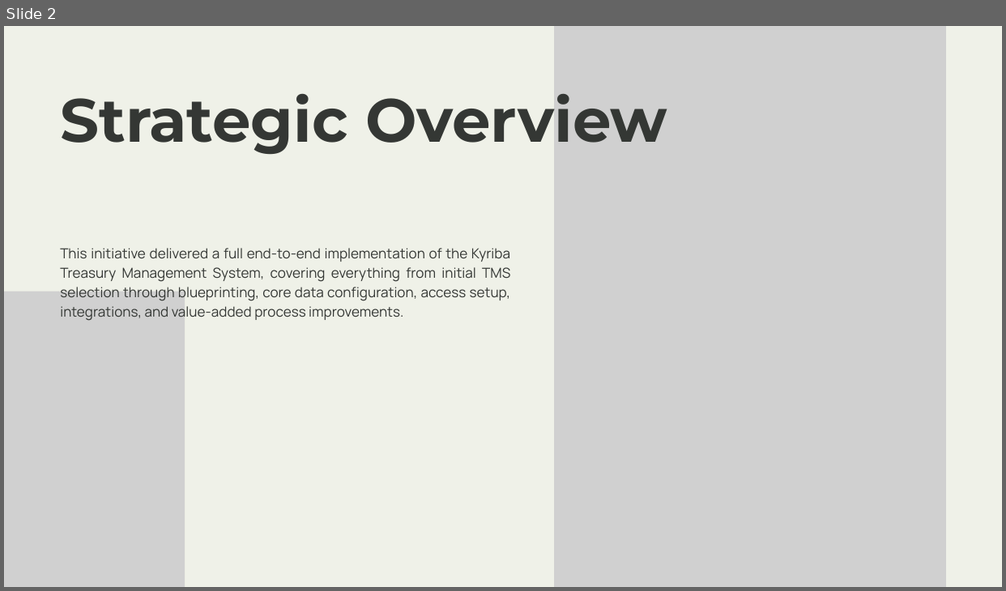
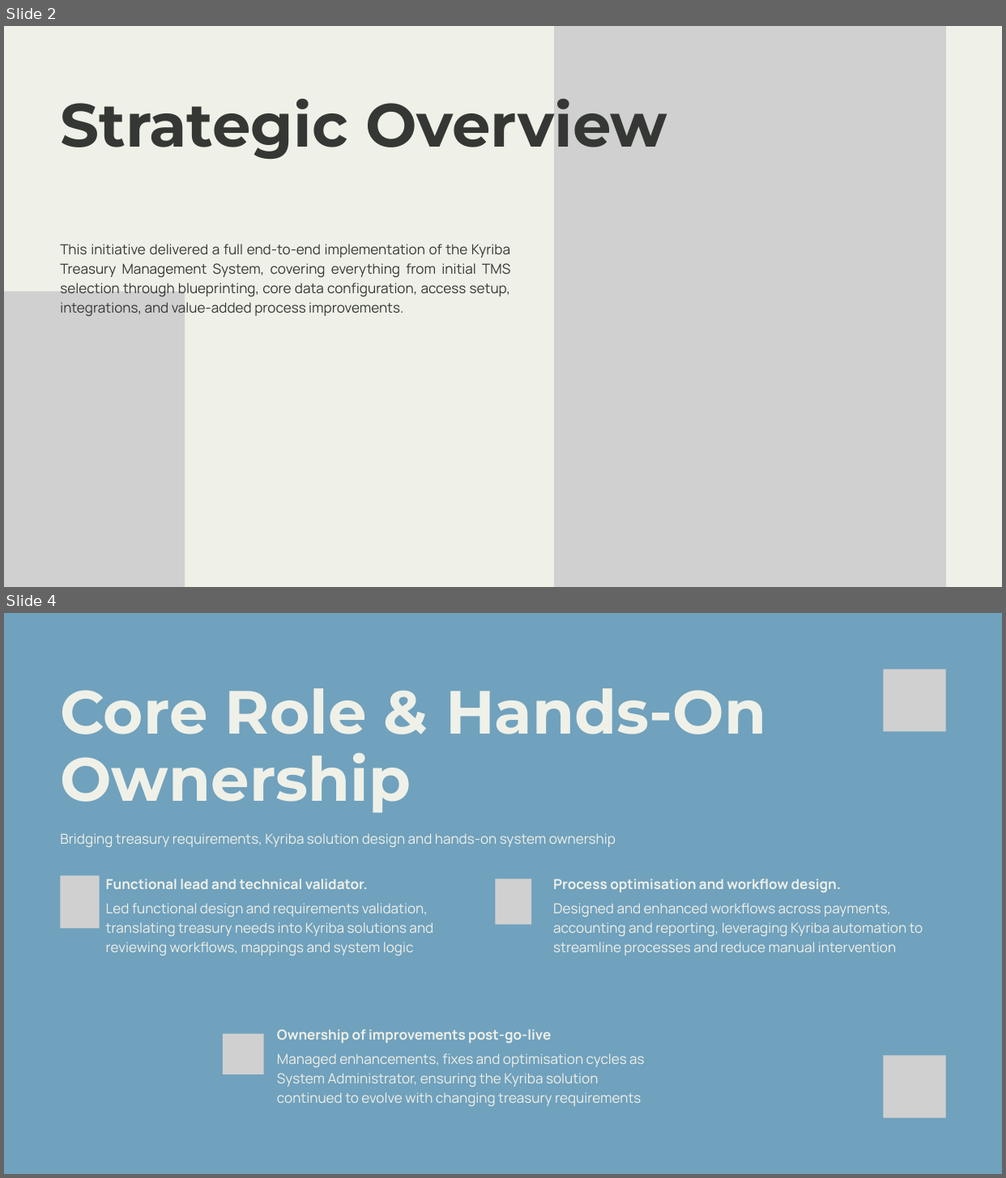
Before and after one commit to sgarciapuga/Work_Portfolio, a slide deck: kyriba-transformation/presentation/kyriba-transformation.pptx. Shown one above the other, each under a label of ours: slide 2 before the commit, slides 2 and 4 after it; the slides between them are not shown. The pictures are 1006x591 and 1006x1178 pixels, drawn with LibreOffice and Linux fonts; fonts in the diff are those of the drawing; grey boxes stand for pictures. Boxes give left, top, right and bottom in pixels: in the first picture for what was removed or moved away, otherwise in the second. Text is boxed around its words. In the diff, an @@ line names an element or a change of style, - is before the commit and + after.

Commit message:
Kyriba presentation

```diff
--- a/kyriba-transformation/presentation/kyriba-transformation.pptx
+++ b/kyriba-transformation/presentation/kyriba-transformation.pptx
@@ slide 4 added at <box>4,613,1002,1174</box>, background #70A1BD @@
@@ picture added at <box>883,669,945,731</box> @@
@@ text added at <box>60,688,766,813</box>, 88 pt, text #EFF1E8, bold @@
+Core Role & Hands-On Ownership
@@ text added at <box>60,833,616,848</box>, 20 pt, text #EFF1E8 @@
+Bridging treasury requirements, Kyriba solution design and hands-on system ownership
@@ picture added at <box>60,876,100,929</box> @@
@@ text added at <box>106,879,368,889</box>, 20 pt, text #EFF1E8, bold @@
+Functional lead and technical validator.
@@ picture added at <box>495,879,531,924</box> @@
@@ text added at <box>553,879,841,893</box>, 20 pt, text #EFF1E8, bold @@
+Process optimisation and workflow design.
@@ text added at <box>106,903,433,956</box>, 20 pt, text #EFF1E8 @@
+Led functional design and requirements validation, translating treasury needs into Kyriba solutions and reviewing workflows, mappings and system logic
@@ text added at <box>553,903,923,956</box>, 20 pt, text #EFF1E8 @@
+Designed and enhanced workflows across payments, accounting and reporting, leveraging Kyriba automation to streamline processes and reduce manual intervention
@@ picture added at <box>223,1033,263,1075</box> @@
@@ text added at <box>277,1029,551,1043</box>, 20 pt, text #EFF1E8, bold @@
+Ownership of improvements post‑go‑live
@@ text added at <box>277,1054,644,1107</box>, 20 pt, text #EFF1E8 @@
+Managed enhancements, fixes and optimisation cycles as System Administrator, ensuring the Kyriba solution continued to evolve with changing treasury requirements
@@ picture added at <box>883,1055,945,1118</box> @@
@@ slide 2 changed as well @@
@@ text "Strategic Overview": place and size @@
-text "Strategic Overview" at <box>60,93,667,154</box>
+text "Strategic Overview" at <box>60,98,667,159</box>
@@ text "This initiative delivered a full ...": place and size @@
-text "This initiative delivered a full ..." at <box>60,248,510,321</box>
+text "This initiative delivered a full ..." at <box>60,244,510,317</box>
```
Also in this commit, not shown: 1 other slide changed, 16 other slides added, 12 slides removed, 3 other files.
